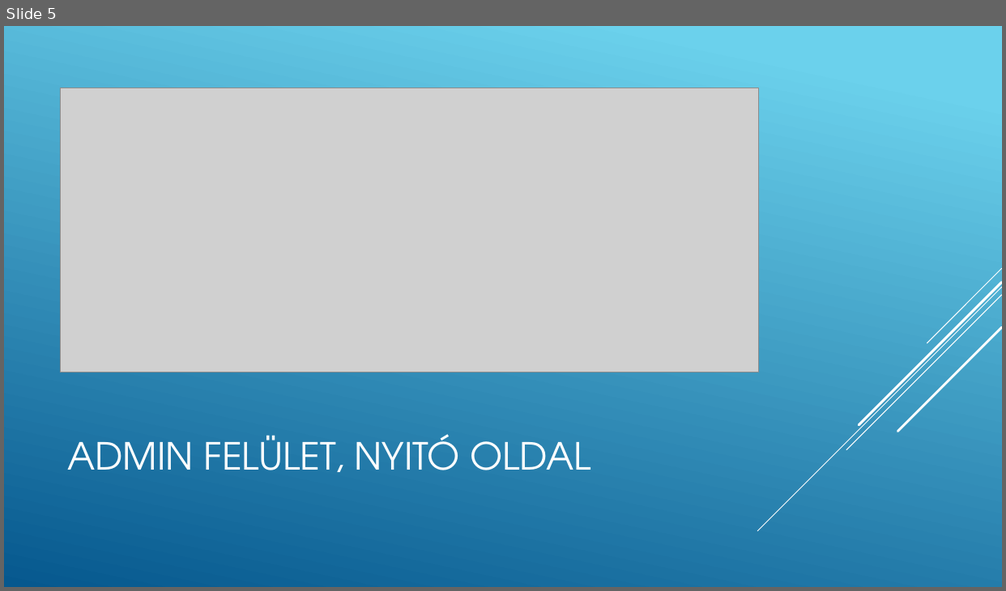
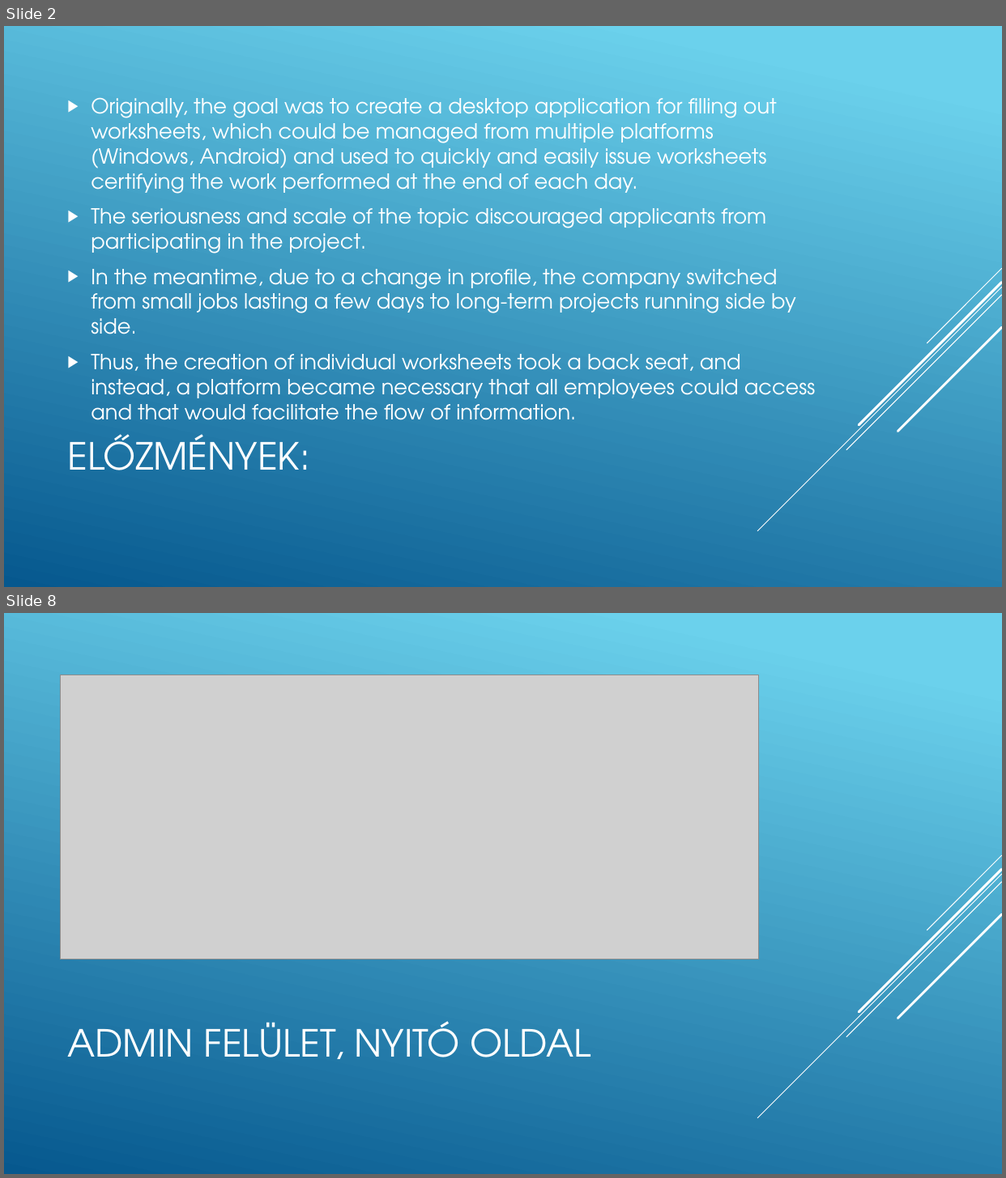
Before and after one commit to GroszFerenc/projektfeladat, a slide deck: grosz_ferenc_prezentacio.pptx. Shown one above the other, each under a label of ours: slide 5 before the commit, slides 2 and 8 after it; the slides between them are not shown. The pictures are 1006x591 and 1006x1178 pixels, drawn with LibreOffice and Linux fonts; fonts in the diff are those of the drawing; grey boxes stand for pictures. Boxes give left, top, right and bottom in pixels: in the first picture for what was removed or moved away, otherwise in the second. Text is boxed around its words. In the diff, an @@ line names an element or a change of style, - is before the commit and + after.

```diff
--- a/grosz_ferenc_prezentacio.pptx
+++ b/grosz_ferenc_prezentacio.pptx
@@ slide 2 added at (4, 26, 1002, 587), background gradient #6ED2EB to #06588E; not listed: 5 template elements that a slide beside it also shows @@
@@ text added at (91, 97, 815, 420), 20 pt, text #FFFFFF @@
+▶ Originally, the goal was to create a desktop application for filling out worksheets, which could be managed from multiple platforms (Windows, Android) and used to quickly and easily issue worksheets certifying the work performed at the end of each day.
+▶ The seriousness and scale of the topic discouraged applicants from participating in the project.
+▶ In the meantime, due to a change in profile, the company switched from small jobs lasting a few days to long-term projects running side by side.
+▶ Thus, the creation of individual worksheets took a back seat, and instead, a platform became necessary that all employees could access and that would facilitate the flow of information.
@@ title added at (67, 434, 310, 471), 36 pt, text #FFFFFF @@
+ELŐZMÉNYEK:
@@ what was slide 5 is now slide 8 @@
```
Also in this commit, not shown: 8 slides changed, 11 other slides added, 1 other file.
